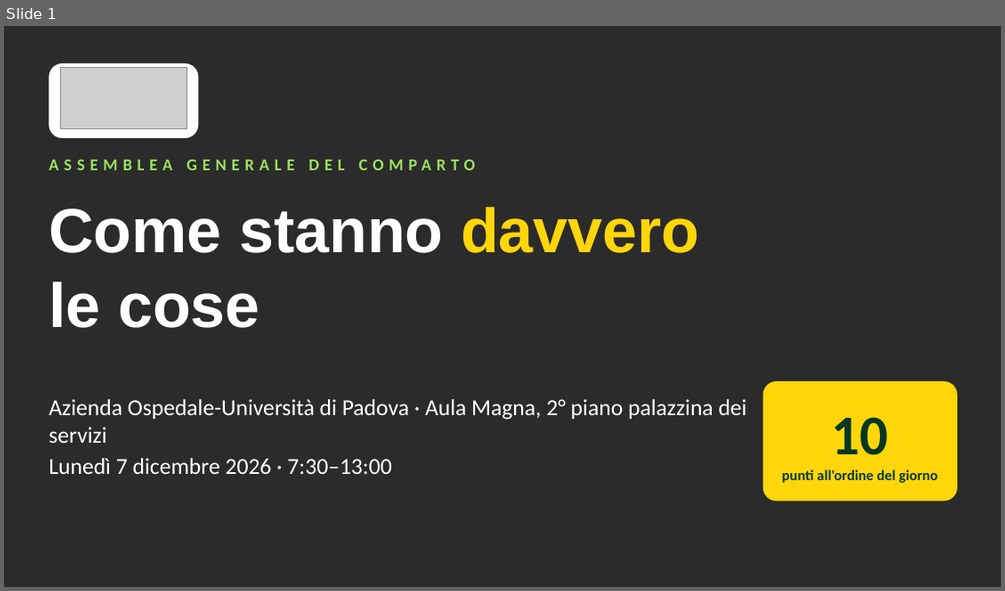
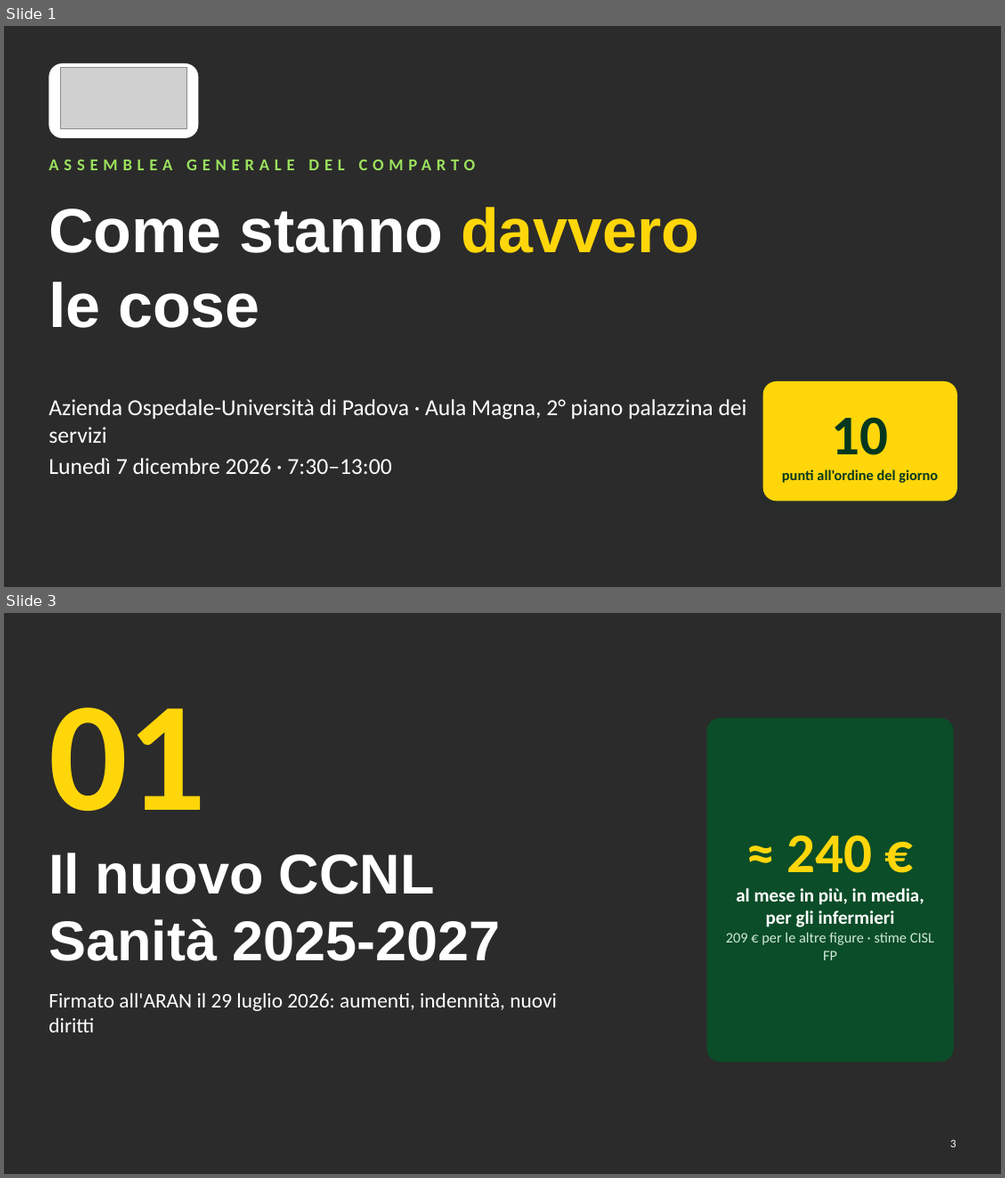
Before and after one commit to aki1806-droid/Prove, a slide deck: produzione/assemblea-2026-12-07/slide/assemblea-2026-12-07.pptx. Shown one above the other, each under a label of ours: slide 1 before the commit, slides 1 and 3 after it; the slides between them are not shown. The pictures are 1005x591 and 1005x1178 pixels, drawn with LibreOffice and Linux fonts; fonts in the diff are those of the drawing; grey boxes stand for pictures; background and template pictures are left out; a plain dark background stands for a picture behind light text. Boxes give left, top, right and bottom in pixels: in the first picture for what was removed or moved away, otherwise in the second. Text is boxed around its words. In the diff, an @@ line names an element or a change of style, - is before the commit and + after.

```diff
--- a/produzione/assemblea-2026-12-07/slide/assemblea-2026-12-07.pptx
+++ b/produzione/assemblea-2026-12-07/slide/assemblea-2026-12-07.pptx
@@ slide 3 added at [4,613,1001,1174], background picture (left out) @@
@@ text added at [48,707,206,811], 150 pt, text #FFD60A, bold @@
+01
@@ rounded rectangle added at [707,718,954,1062], fill #0B4D28 @@
@@ title added at [48,852,501,961], 54 pt, text #FFFFFF, bold @@
+Il nuovo CCNL Sanità 2025-2027
@@ text added at [726,835,934,960], 18 pt, text #FFFFFF, bold @@
+≈ 240 €
+al mese in più, in media, per gli infermieri
+209 € per le altre figure · stime CISL FP
@@ text added at [48,992,557,1032], 20 pt, text #FFFFFF @@
+Firmato all'ARAN il 29 luglio 2026: aumenti, indennità, nuovi diritti
@@ page number added at [950,1139,955,1147], 11 pt, text #FFFFFF @@
+3
```
Also in this commit, not shown: 2 slides changed, 13 other slides added, 20 other files.
